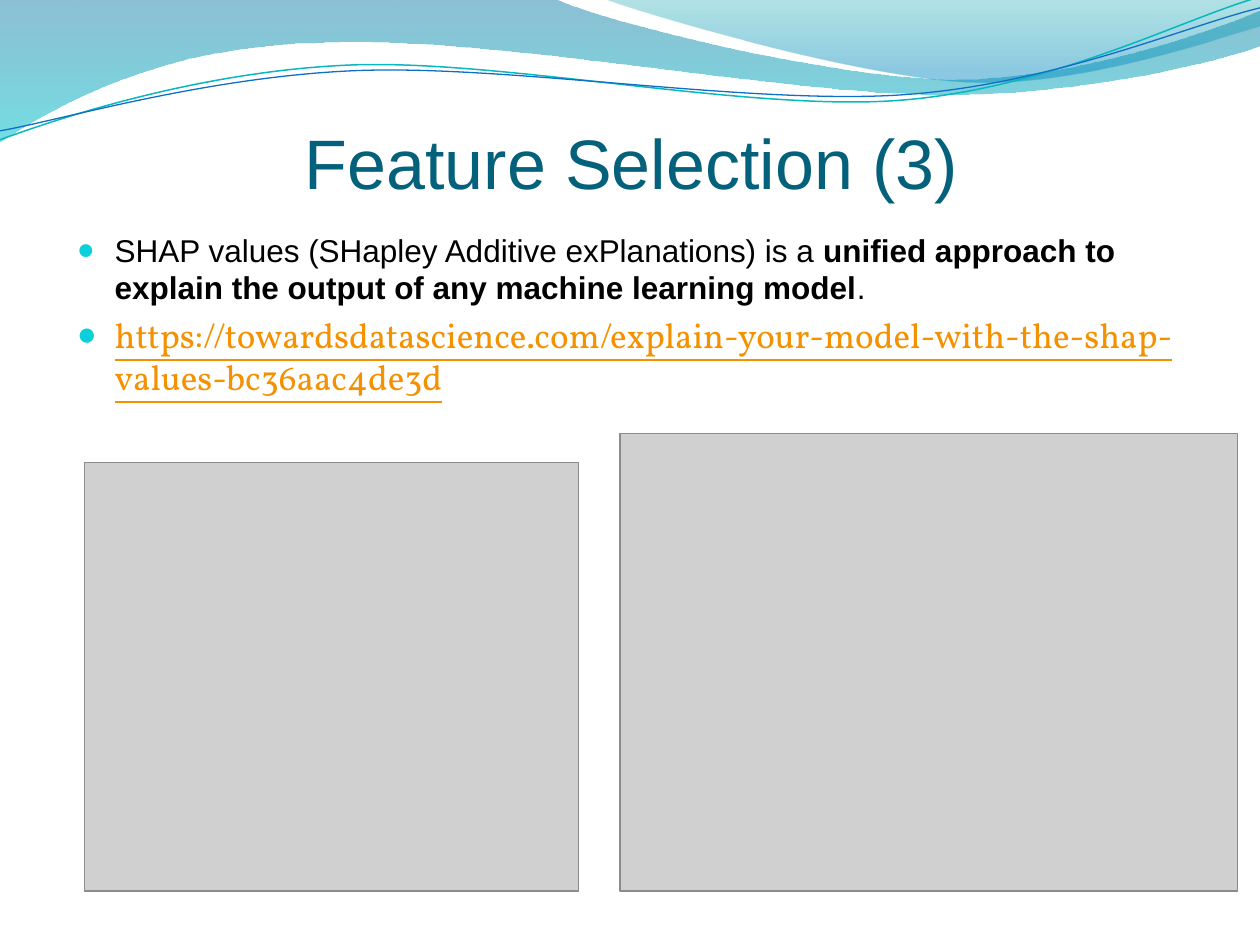
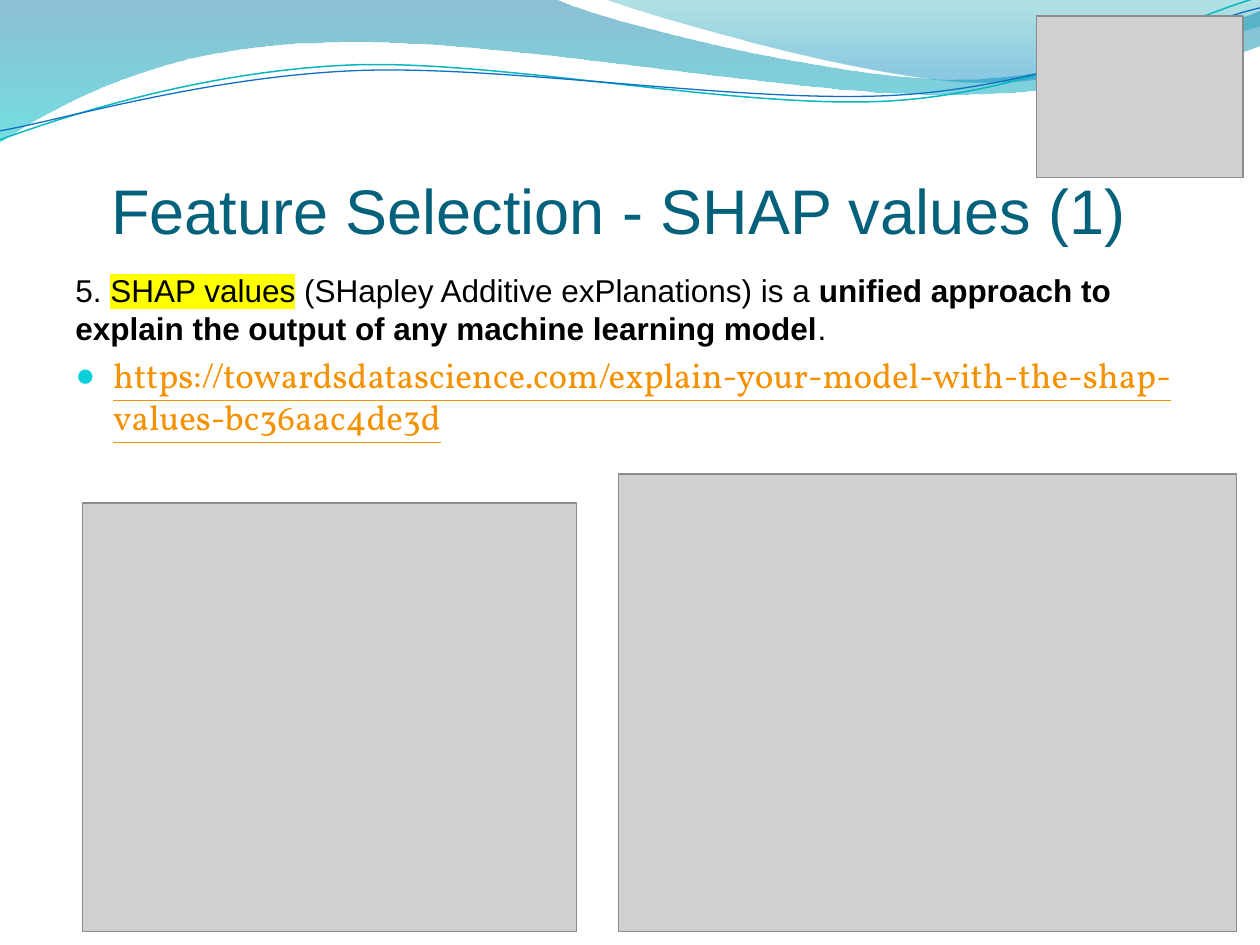
Before and after one commit to linoybar/Regression_Python_Project, a slide deck: slide 12 of Regression Project presentation.pptx (slide 9 before the commit). Drawn at 1260x945 pixels with LibreOffice and Linux fonts; fonts in the diff are those of the drawing; grey boxes stand for pictures; background and template pictures are left out. Boxes give left, top, right and bottom in pixels: in the first picture for what was removed or moved away, otherwise in the second. Text is boxed around its words. In the diff, an @@ line names an element or a change of style, - is before the commit and + after.

```diff
--- a/Regression Project presentation.pptx
+++ b/Regression Project presentation.pptx
@@ picture added at [1037,16,1244,178] @@
@@ title at [111,188,1125,245]: text changed; size 40 to 36 pt @@
-Feature Selection (3)
+Feature Selection - SHAP values (1)
@@ 2 pictures, 1 text: place and size @@
-2 pictures, 1 text at [84,239,1237,891]
+2 pictures, 1 text at [75,279,1236,931]
@@ text at [75,279,1111,346]: text changed @@
-● SHAP values (SHapley Additive exPlanations) is a unified approach to explain the output of any machine learning model.
+5. SHAP values (SHapley Additive exPlanations) is a unified approach to explain the output of any machine learning model.
```
Also in this commit, not shown: 13 other slides changed, 4 slides added, 1 slide removed.
